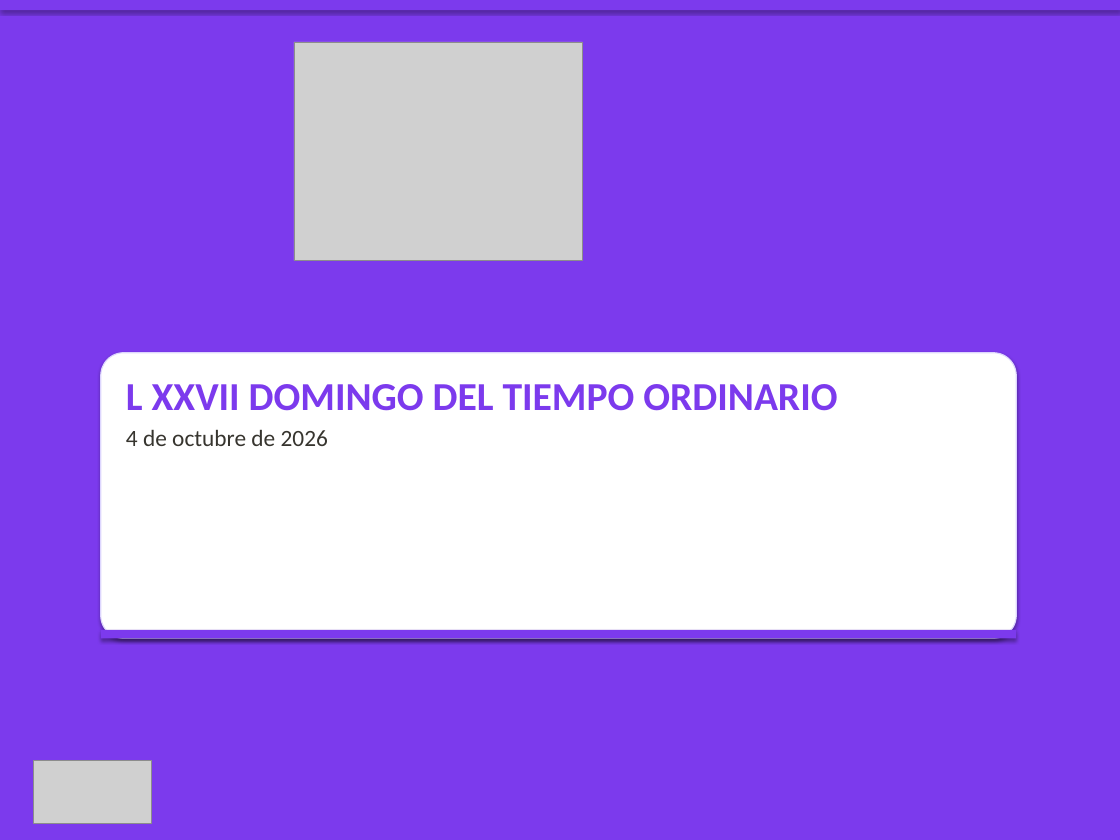
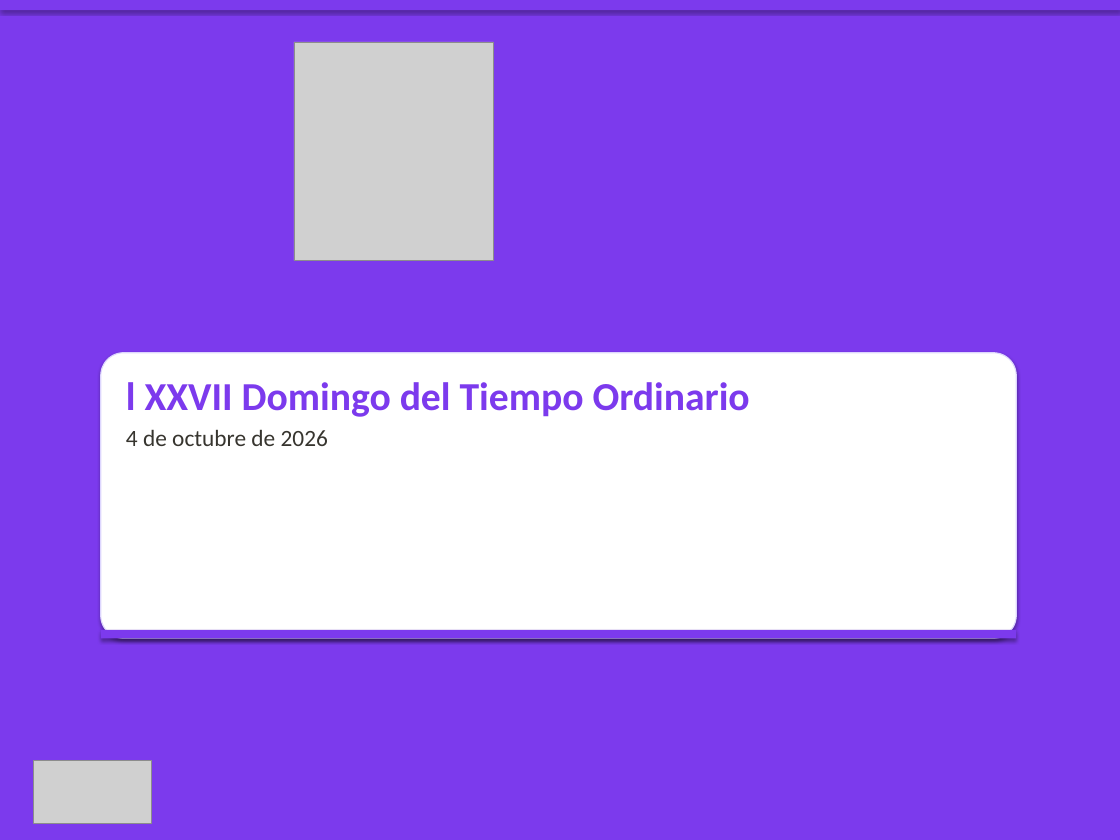
Before and after one commit to CC5M5/CCE-M5, a slide deck: slide 1 of presentaciones/2026-10-04_celebracion.pptx. Drawn at 1120x840 pixels with LibreOffice and Linux fonts; fonts in the diff are those of the drawing; grey boxes stand for pictures. Boxes give left, top, right and bottom in pixels: in the first picture for what was removed or moved away, otherwise in the second. Text is boxed around its words. In the diff, an @@ line names an element or a change of style, - is before the commit and + after.

```diff
--- a/presentaciones/2026-10-04_celebracion.pptx
+++ b/presentaciones/2026-10-04_celebracion.pptx
@@ picture: place and size @@
-picture at (294, 42, 582, 260)
+picture at (294, 42, 493, 260)
@@ text at (126, 382, 750, 417): text changed @@
-L XXVII DOMINGO DEL TIEMPO ORDINARIO
+l XXVII Domingo del Tiempo Ordinario
```
Also in this commit, not shown: 17 other slides changed, 12 slides added, 43 other files.
